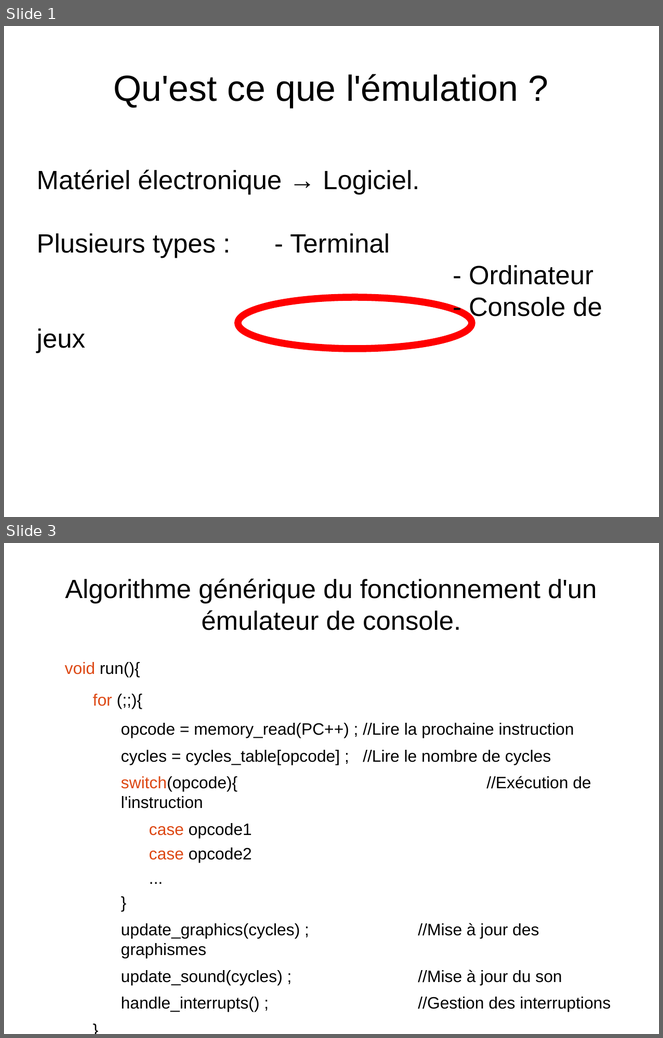
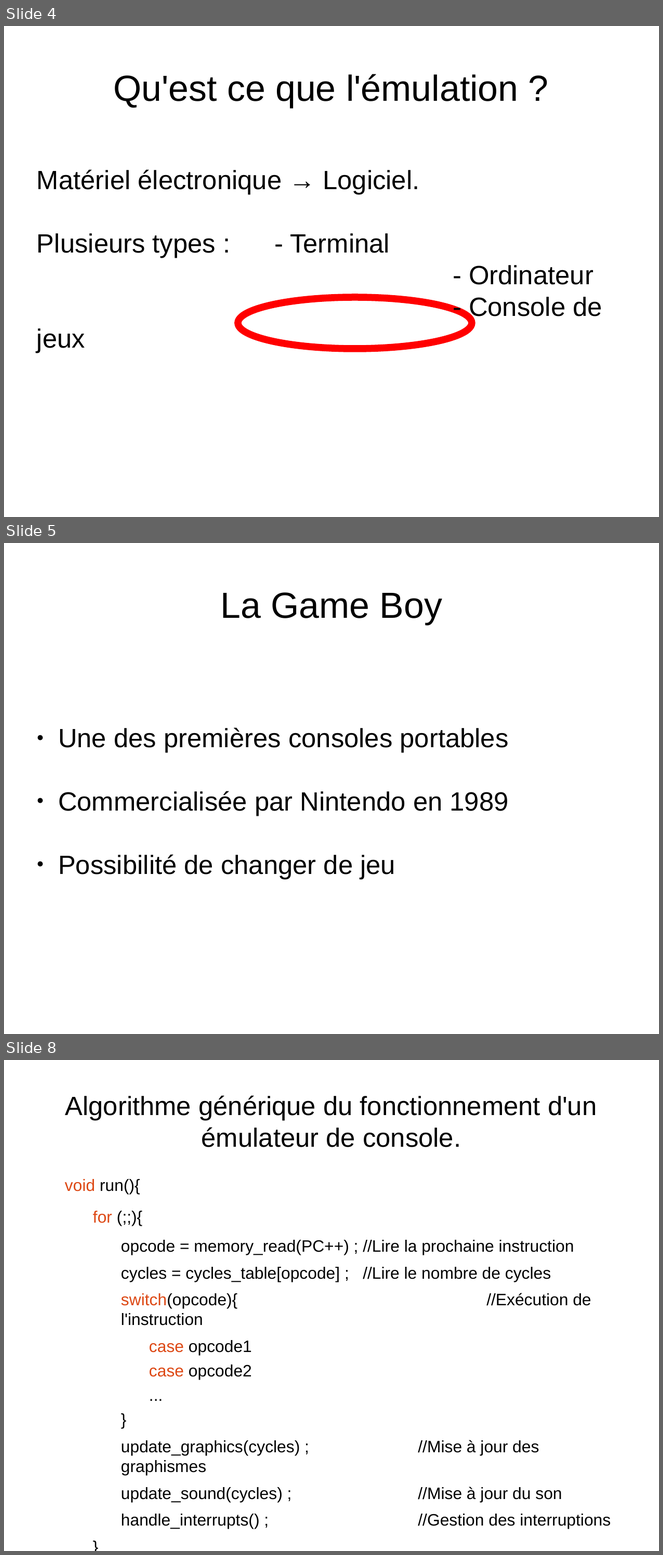
Before and after one commit to joakim-d/GroBoy, a slide deck: documents_TER/soutenance.odp. Shown one above the other, each under a label of ours: slides 1 and 3 before the commit, slides 4, 5 and 8 after it; the slides between them are not shown. The pictures are 663x1038 and 663x1555 pixels, drawn with LibreOffice and Linux fonts; fonts in the diff are those of the drawing. Boxes give left, top, right and bottom in pixels: in the first picture for what was removed or moved away, otherwise in the second. Text is boxed around its words. In the diff, an @@ line names an element or a change of style, - is before the commit and + after.

```diff
--- a/documents_TER/soutenance.odp
+++ b/documents_TER/soutenance.odp
@@ slide 5 added at [4,543,659,1034], background #FFFFFF @@
@@ title added at [220,592,442,625], 44 pt, text #000000 @@
+La Game Boy
@@ subtitle added at [58,728,509,879], 32 pt, text #000000 @@
+● Une des premières consoles portables
+● Commercialisée par Nintendo en 1989
+● Possibilité de changer de jeu
@@ what was slide 1 is now slide 4 @@
@@ what was slide 3 is now slide 8 @@
```
Also in this commit, not shown: 2 slides changed, 23 other slides added.
